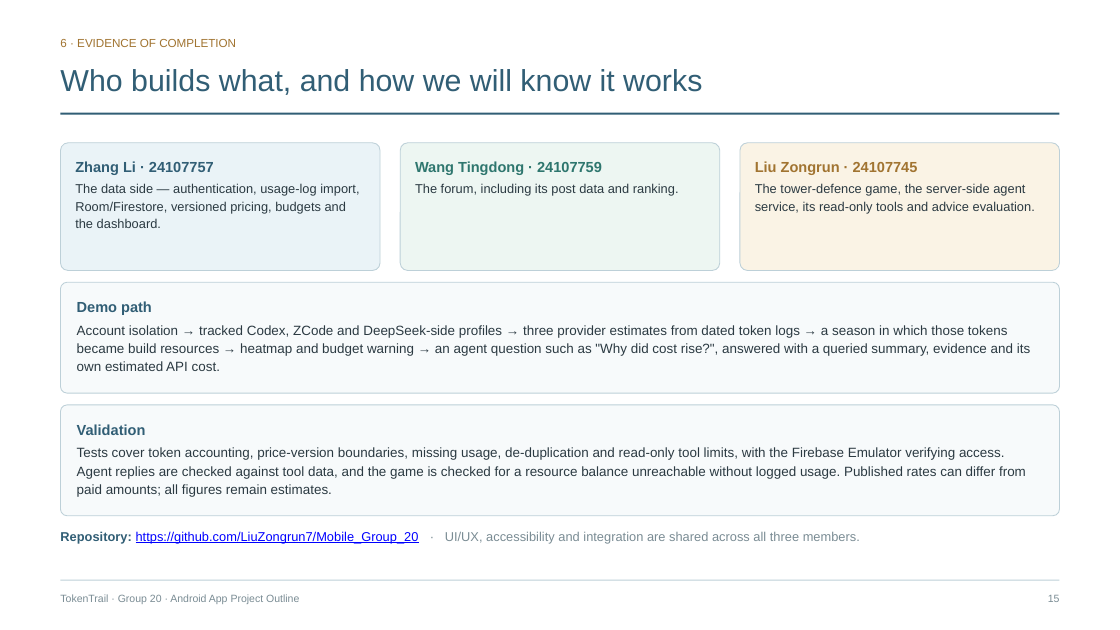
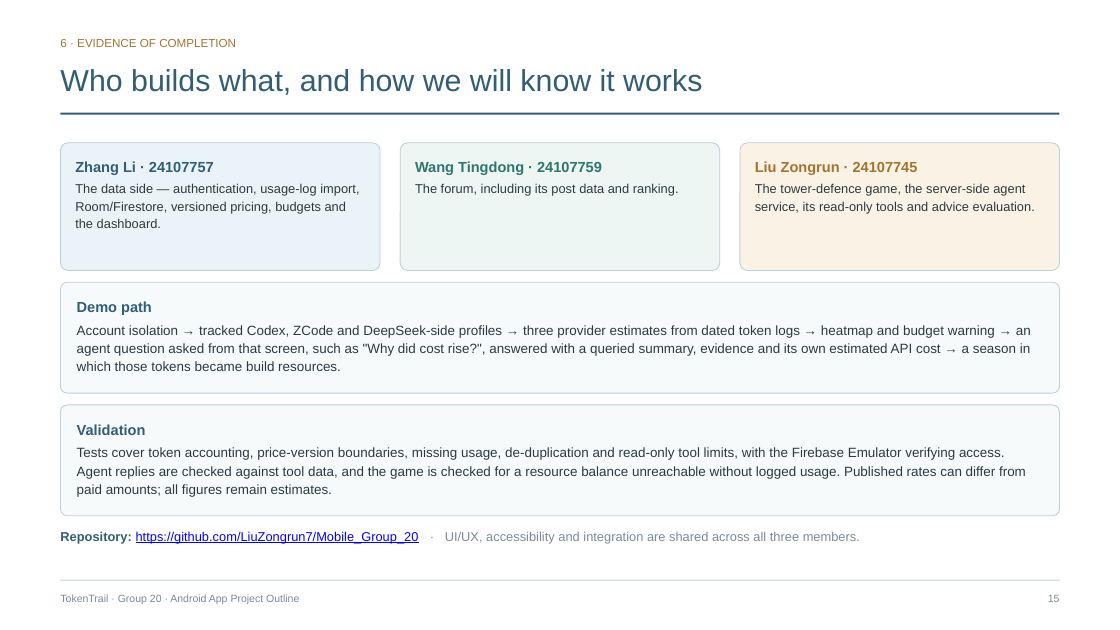
Before and after one commit to LiuZongrun7/Mobile_Group_20, a slide deck: slide 15 of docs/TokenTrail_Project_Outline_Slides.pptx. Drawn at 1120x630 pixels with LibreOffice and Linux fonts; fonts in the diff are those of the drawing. Boxes give left, top, right and bottom in pixels: in the first picture for what was removed or moved away, otherwise in the second. Text is boxed around its words. In the diff, an @@ line names an element or a change of style, - is before the commit and + after.

```diff
--- a/docs/TokenTrail_Project_Outline_Slides.pptx
+++ b/docs/TokenTrail_Project_Outline_Slides.pptx
@@ text in rounded rectangle at <box>77,325,1031,371</box>: text changed @@
-Account isolation → tracked Codex, ZCode and DeepSeek-side profiles → three provider estimates from dated token logs → a season in which those tokens became build resources → heatmap and budget warning → an agent question such as "Why did cost rise?", answered with a queried summary, evidence and its own estimated API cost.
+Account isolation → tracked Codex, ZCode and DeepSeek-side profiles → three provider estimates from dated token logs → heatmap and budget warning → an agent question asked from that screen, such as "Why did cost rise?", answered with a queried summary, evidence and its own estimated API cost → a season in which those tokens became build resources.
```
Also in this commit, not shown: 11 other slides changed, 17 other files.
